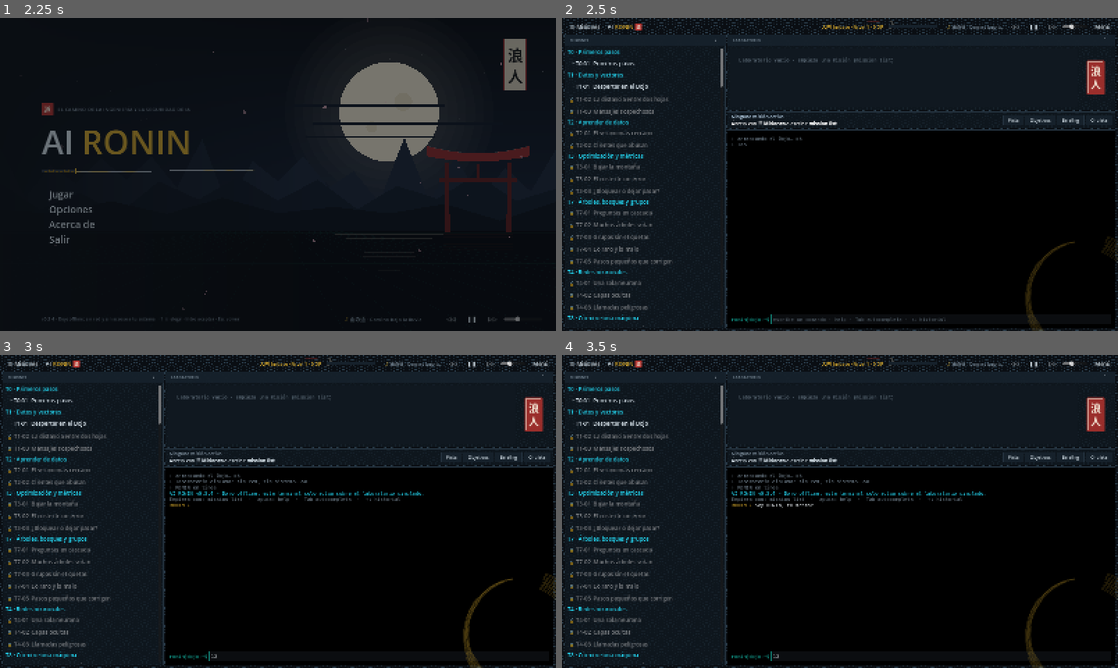
Above: before the commit, frames 1-4 (two rows, left to right).
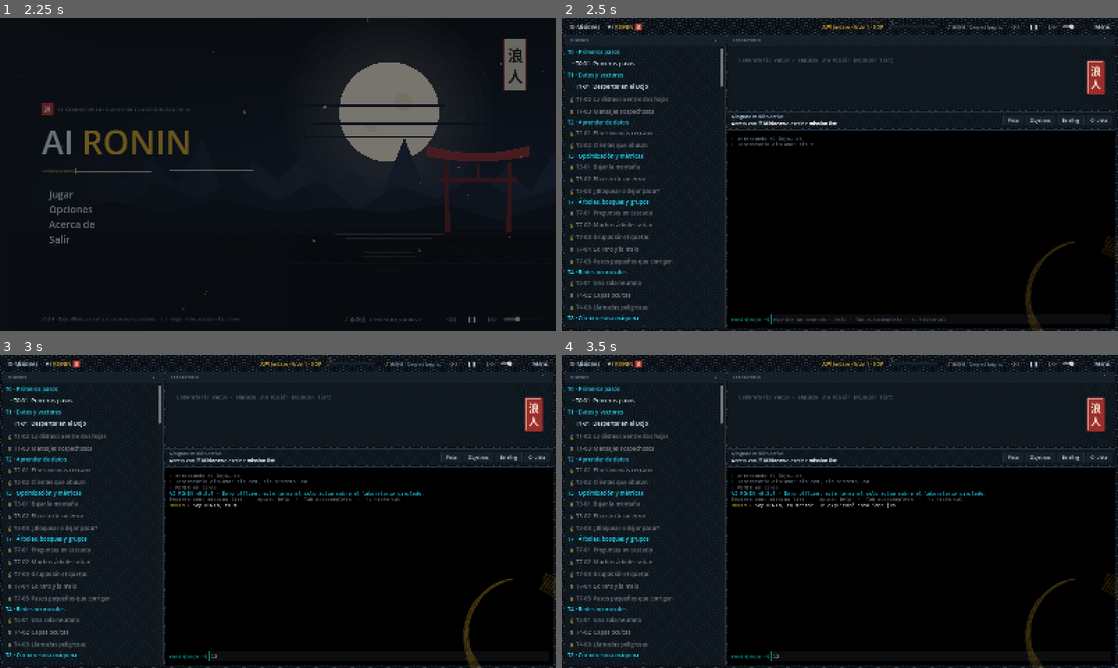
Above: after the commit, the same moments.

Repository: Kanarath/ai-ronin
Game: Godot game, scene res://ui/title/title_screen.tscn
The game is run twice, just before and just after one commit, with the same random seed, the same clock (stepped at 60 frames per second) and the same inputs.
Inputs (mouse positions are in pixels of both pictures, inside the frame that each line leads up to):
- Up to frame 1 (2.25 s): click "◁◁" at 0.5 s; click "▸ Jugar" at 1.25 s; click "Jugar" at 2 s
- Up to frame 2 (2.5 s): no input
- Up to frame 3 (3 s): click (378, 655) at 2.77 s; type "12" at 2.85 s
- Up to frame 4 (3.5 s): no input

Frame 1 is identical in both runs. In frame 2, less than 0.1% of the frame differs, in the area x 28-46%, y 21-41%; in frame 3, less than 0.1%; in frame 4, less than 0.1%, in the area x 28-60%, y 21-49%.

Commit message:
Escritura mas rapida y O2 enriquecido (fingerprinting)
- Velocidad de escritura de RONIN duplicada (Normal 48->96 cps, Rapido
  110->220). Recordatorio: Opciones tiene 'Rapido' y Enter/Esc lo muestra
  todo de golpe.
- O2 (reconocimiento): orden 'engagement fingerprint' y huella por activo
  (modelo, version, pila, contexto y superficie conectada, con que da cada
  fuga). Nueva mision O2-02 'La huella del modelo' (fingerprinting pasivo y
  fuga de metadatos), escrita en el estilo explicativo mas rico. 458 tests OK.

Co-Authored-By: Claude Opus 4.8 <noreply@anthropic.com>

Diff:
--- a/game/content/engagement/forja_norte.json
+++ b/game/content/engagement/forja_norte.json
@@ -10,26 +10,137 @@
     "Cada hallazgo se documenta con pasos reproducibles y evidencia."
   ],
   "assets": [
-    { "id": "A-01", "name": "chatbot de atención al cliente", "kind": "bot", "in_scope": true,
-      "lab": "bot create <nombre>", "exposure": "público en la web, sin autenticación; conoce un código de descuento interno",
-      "threats": ["LLM01", "LLM02", "LLM05", "LLM07", "LLM10"] },
-    { "id": "A-02", "name": "buscador documental (RAG)", "kind": "rag", "in_scope": true,
-      "lab": "rag create <nombre> · rag ingest <nombre>", "exposure": "interno; indexa documentos públicos, de RR. HH. y de proveedores",
-      "threats": ["LLM01", "LLM02", "LLM04", "LLM08"] },
-    { "id": "A-03", "name": "asistente del taller (agente)", "kind": "agent", "in_scope": true,
-      "lab": "agent create <nombre>", "exposure": "lee el correo de clientes; puede reembolsar, enviar correos y guardar memoria",
-      "threats": ["LLM01", "LLM06", "ASI01", "ASI02", "ASI03", "ASI06", "ASI08"] },
-    { "id": "A-04", "name": "host MCP del ERP", "kind": "mcp", "in_scope": true,
-      "lab": "mcp host <nombre>", "exposure": "conecta el asistente con servidores MCP propios y de terceros",
-      "threats": ["LLM01", "LLM03", "LLM06", "ASI02", "ASI03", "ASI04"] },
-    { "id": "A-05", "name": "pipeline de modelos de inspección", "kind": "pipeline", "in_scope": true,
-      "lab": "supply forja <nombre>", "exposure": "entrena con datos de un espejo comunitario y carga modelos de un hub público",
-      "threats": ["LLM03", "LLM04", "ASI04", "ASI05"] },
-    { "id": "A-06", "name": "API de pedidos de acero-norte (proveedor)", "kind": "", "in_scope": false,
-      "lab": "", "exposure": "la usa el asistente, pero es de un tercero: la forja no puede autorizar pruebas sobre ella",
-      "threats": [] },
-    { "id": "A-07", "name": "chatbot de atención en producción", "kind": "", "in_scope": false,
-      "lab": "", "exposure": "la misma aplicación que A-01, pero con clientes reales: las pruebas se hacen en la copia de laboratorio",
-      "threats": [] }
+    {
+      "id": "A-01",
+      "name": "chatbot de atención al cliente",
+      "kind": "bot",
+      "in_scope": true,
+      "lab": "bot create <nombre>",
+      "exposure": "público en la web, sin autenticación; conoce un código de descuento interno",
+      "threats": [
+        "LLM01",
+        "LLM02",
+        "LLM05",
+        "LLM07",
+        "LLM10"
+      ],
+      "fingerprint": {
+        "model": "familia abierta de 7B (lo delata su plantilla de chat y su estilo)",
+        "version": "2.1 (lo dice la cabecera HTTP X-Model-Version)",
+        "framework": "servidor de inferencia estándar (un error 500 devuelve su traza)",
+        "context": "8k tokens (rechaza entradas más largas con un mensaje exacto)",
+        "leaks": [
+          "La cabecera X-Model-Version da modelo y versión exactos → se buscan jailbreaks y límites ya documentados de ESE modelo, en vez de probar a ciegas.",
+          "Un error 500 devuelve la traza del framework → se conoce la pila de servido y sus vulnerabilidades publicadas.",
+          "El mensaje de «entrada demasiado larga» revela la ventana de contexto → se calibra cuánto relleno cabe en un ataque."
+        ]
+      }
+    },
+    {
+      "id": "A-02",
+      "name": "buscador documental (RAG)",
+      "kind": "rag",
+      "in_scope": true,
+      "lab": "rag create <nombre> · rag ingest <nombre>",
+      "exposure": "interno; indexa documentos públicos, de RR. HH. y de proveedores",
+      "threats": [
+        "LLM01",
+        "LLM02",
+        "LLM04",
+        "LLM08"
+      ],
+      "fingerprint": {
+        "framework": "base de datos vectorial con API REST",
+        "leaks": [
+          "El endpoint que lista colecciones está abierto → revela los nombres de los índices (incluido uno de RR. HH.) y orienta un ataque de fuga de datos.",
+          "Las respuestas incluyen la puntuación de similitud → ayuda a reconstruir qué documentos hay dentro."
+        ]
+      }
+    },
+    {
+      "id": "A-03",
+      "name": "asistente del taller (agente)",
+      "kind": "agent",
+      "in_scope": true,
+      "lab": "agent create <nombre>",
+      "exposure": "lee el correo de clientes; puede reembolsar, enviar correos y guardar memoria",
+      "threats": [
+        "LLM01",
+        "LLM06",
+        "ASI01",
+        "ASI02",
+        "ASI03",
+        "ASI06",
+        "ASI08"
+      ],
+      "fingerprint": {
+        "framework": "agente con bucle de herramientas",
+        "leaks": [
+          "Un endpoint de salud lista las herramientas del agente (correo, reembolso, memoria) → el atacante ya sabe qué puede hacerle hacer.",
+          "Los mensajes de error nombran la herramienta que falló → mapa de la superficie de acciones."
+        ]
+      }
+    },
+    {
+      "id": "A-04",
+      "name": "host MCP del ERP",
+      "kind": "mcp",
+      "in_scope": true,
+      "lab": "mcp host <nombre>",
+      "exposure": "conecta el asistente con servidores MCP propios y de terceros",
+      "threats": [
+        "LLM01",
+        "LLM03",
+        "LLM06",
+        "ASI02",
+        "ASI03",
+        "ASI04"
+      ],
+      "fingerprint": {
+        "framework": "host MCP (Model Context Protocol)",
+        "leaks": [
+          "El handshake de MCP anuncia los servidores y herramientas conectados, propios y de terceros → inventario de la cadena de confianza sin tocar nada."
+        ]
+      }
+    },
+    {
+      "id": "A-05",
+      "name": "pipeline de modelos de inspección",
+      "kind": "pipeline",
+      "in_scope": true,
+      "lab": "supply forja <nombre>",
+      "exposure": "entrena con datos de un espejo comunitario y carga modelos de un hub público",
+      "threats": [
+        "LLM03",
+        "LLM04",
+        "ASI04",
+        "ASI05"
+      ],
+      "fingerprint": {
+        "framework": "pipeline de entrenamiento e inferencia",
+        "leaks": [
+          "Los logs de arranque nombran el modelo base y el hub público de origen → se audita la procedencia y se buscan modelos manipulados conocidos.",
+          "La versión de las librerías aparece en los logs → dependencias con vulnerabilidades conocidas."
+        ]
+      }
+    },
+    {
+      "id": "A-06",
+      "name": "API de pedidos de acero-norte (proveedor)",
+      "kind": "",
+      "in_scope": false,
+      "lab": "",
+      "exposure": "la usa el asistente, pero es de un tercero: la forja no puede autorizar pruebas sobre ella",
+      "threats": []
+    },
+    {
+      "id": "A-07",
+      "name": "chatbot de atención en producción",
+      "kind": "",
+      "in_scope": false,
+      "lab": "",
+      "exposure": "la misma aplicación que A-01, pero con clientes reales: las pruebas se hacen en la copia de laboratorio",
+      "threats": []
+    }
   ]
 }
--- /dev/null
+++ b/game/content/missions/O2-02.json
@@ -0,0 +1,205 @@
+{
+  "id": "O2-02",
+  "schema_version": 1,
+  "title": "La huella del modelo",
+  "unit": "O2",
+  "difficulty": 3,
+  "plane": "dojo",
+  "epistemic": "practica-industria",
+  "estimated_minutes": 20,
+  "requires_missions": [
+    "O2-01"
+  ],
+  "competencies": {
+    "requires": [
+      "O2.inventario"
+    ],
+    "trains": [
+      "O2.huella"
+    ]
+  },
+  "briefing": "Ya tienes el mapa de activos. Ahora, antes de atacar nada, vas a escuchar lo que cada sistema cuenta de sí mismo: qué modelo usa, sobre qué pila corre y qué conecta. Reconocimiento pasivo, sin tocar una sola puerta.",
+  "learning_objectives": [
+    "Hacer fingerprinting (huella) de un activo de IA sin atacarlo",
+    "Reconocer la fuga de metadatos por cabeceras, errores, límites y protocolos",
+    "Explicar qué ventaja da cada dato filtrado y cuál es su primera defensa"
+  ],
+  "mentor_intro": "Antes de forzar una puerta, un buen ladrón mira qué cerradura es. Hoy haces eso con un sistema de IA.",
+  "lab": {
+    "datasets": [],
+    "viz": {}
+  },
+  "purpose": "El fingerprinting (huella) es identificar qué hay detrás de un sistema de IA —qué modelo, qué versión, qué pila de servido— a partir de lo que el propio sistema filtra, sin atacarlo. Es reconocimiento pasivo: barato, silencioso y la base de todo lo que viene después, porque convierte un ataque a ciegas en uno dirigido.",
+  "theory_cards": [],
+  "objectives": [
+    {
+      "id": "o1",
+      "text": "Abre el encargo y saca la huella del chatbot público: engagement start norte y engagement fingerprint norte A-01.",
+      "teach": "Reconocimiento pasivo: el sistema se delata solo\nAntes de atacar nada, el reconocimiento busca qué hay y, sobre todo, qué cuenta el propio sistema de sí mismo sin que lo toques. Un servicio de IA filtra pistas por todas partes: cabeceras HTTP, mensajes de error detallados, el límite exacto que rechaza, endpoints de salud o de listado que responden sin pedir cuentas.\n«engagement fingerprint» reúne esas pistas de un activo: qué modelo y versión usa, sobre qué pila se sirve y qué ventana de contexto tiene.\nPor qué importa: cada dato que el sistema regala es un dato que el atacante no tiene que adivinar. Saber «modelo abierto de 7B, versión 2.1» convierte un ataque a ciegas en «busco los jailbreaks ya publicados de ESE modelo». El reconocimiento no rompe nada: prepara todo lo demás.",
+      "validator": {
+        "type": "event",
+        "event": "engagement.fingerprinted",
+        "where": {
+          "engagement": "norte",
+          "asset": "A-01"
+        }
+      },
+      "hints": [
+        "Primero engagement start norte; después engagement fingerprint norte A-01.",
+        "engagement fingerprint norte A-01"
+      ],
+      "on_complete": "Fíjate en lo barato que ha sido: ni un ataque, solo leer lo que el sistema ya decía. La cabecera X-Model-Version, la traza de un error 500 y el mensaje de «entrada demasiado larga» te han dado modelo, pila y ventana de contexto. Con eso, el resto del encargo deja de ser prueba y error."
+    },
+    {
+      "id": "c1",
+      "text": "¿Qué le da al atacante saber el modelo y la versión exactos de A-01?",
+      "teach": "De la huella a la ventaja\nUna huella no es el fallo en sí: es el atajo hacia él. Saber el modelo y la versión exactos te deja ir directo a lo conocido —sus jailbreaks documentados, sus límites, los fallos ya publicados de esa versión— en lugar de descubrirlos uno a uno.\nPor qué: el tiempo de un atacante es limitado, y el reconocimiento es lo que decide si lo gasta probando a ciegas o apuntando a un fallo que ya alguien escribió.",
+      "choices": [
+        {
+          "id": "a",
+          "text": "acceso directo: con el modelo y la versión ya puede entrar en el sistema",
+          "why": "La huella no es una credencial. No abre nada por sí sola; solo dirige el ataque."
+        },
+        {
+          "id": "b",
+          "text": "puede buscar los jailbreaks y límites ya conocidos de ese modelo, en vez de probar a ciegas",
+          "why": ""
+        },
+        {
+          "id": "c",
+          "text": "le entrega directamente los datos de los clientes",
+          "why": "Eso sería una fuga de datos (otra fase). La huella solo describe el sistema, no su contenido."
+        }
+      ],
+      "validator": {
+        "type": "answer",
+        "expected": "b",
+        "accept": [
+          "b"
+        ]
+      },
+      "hints": [
+        "Piensa en qué te ahorra, no en qué te abre.",
+        "answer b"
+      ]
+    },
+    {
+      "id": "o2",
+      "text": "Ahora sondea el host MCP del ERP: engagement fingerprint norte A-04.",
+      "teach": "La fuga no es solo una cabecera\nLos metadatos se escapan por donde menos se mira. Un protocolo como MCP (Model Context Protocol) anuncia en su saludo inicial qué servidores y herramientas tiene conectados —propios y de terceros—. Eso es un mapa entero de la cadena de confianza del agente, servido sin que nadie lo pida.\nPor qué: el atacante que ve esa lista ya sabe qué puede intentar que el agente haga (enviar correos, reembolsar, consultar el ERP) antes de enviar un solo ataque. El reconocimiento de la superficie conectada es tan valioso como el del modelo.",
+      "validator": {
+        "type": "event",
+        "event": "engagement.fingerprinted",
+        "where": {
+          "engagement": "norte",
+          "asset": "A-04"
+        }
+      },
+      "hints": [
+        "engagement fingerprint norte A-04"
+      ],
+      "on_complete": "El saludo de MCP te ha dado la lista de herramientas y servidores conectados. No has atacado: has leído un mapa que el propio sistema publica. Un host MCP que anuncia su cadena de confianza a quien pregunte es media superficie de ataque regalada."
+    },
+    {
+      "id": "c2",
+      "text": "¿Cuál es la primera defensa frente a este reconocimiento?",
+      "teach": "La primera defensa del reconocimiento\nNo puedes impedir que te sondeen, pero sí dejar de regalar los datos: quitar las cabeceras de versión, no devolver trazas de error al usuario, cerrar los endpoints de salud y de listado, y que los mensajes de error no nombren la pila.\nPor qué: subir el coste del reconocimiento no detiene a un atacante decidido, pero descarta a la mayoría y te da tiempo a verlo venir. Es la misma lógica que no poner la marca y el modelo de tu cerradura en la puerta.",
+      "choices": [
+        {
+          "id": "a",
+          "text": "minimizar los metadatos que el sistema expone (cabeceras, errores detallados, endpoints abiertos)",
+          "why": ""
+        },
+        {
+          "id": "b",
+          "text": "cambiar de modelo cada semana para que la huella no sirva",
+          "why": "Carísimo e inútil: la huella se vuelve a sacar en minutos del nuevo modelo. No ataca la causa."
+        },
+        {
+          "id": "c",
+          "text": "poner un captcha en el chatbot",
+          "why": "Un captcha frena bots básicos, pero no evita que las cabeceras, los errores y los endpoints sigan filtrando la huella."
+        }
+      ],
+      "validator": {
+        "type": "answer",
+        "expected": "a",
+        "accept": [
+          "a"
+        ]
+      },
+      "hints": [
+        "La causa es que el sistema cuenta demasiado de sí mismo.",
+        "answer a"
+      ]
+    },
+    {
+      "id": "py1",
+      "text": "Programa el lector de la huella: abre el editor con py, completa la función huella y compruébala con py check.",
+      "teach": "La huella, en código\nEl reconocimiento pasivo, por dentro, es leer lo que el servidor manda y quedarse con lo útil. Vas a sacar la versión del modelo de las cabeceras de una respuesta.\nPor qué: un script así, lanzado contra muchos endpoints, inventaría en minutos qué modelos corren dónde; es el primer ladrillo de una herramienta de fingerprinting real.",
+      "py_exercise": {
+        "id": "O2-02-huella",
+        "title": "huella(cabeceras): saca la versión del modelo",
+        "function": "huella",
+        "starter": "# cabeceras es un diccionario, como {\"Server\": \"infer/1.3\", \"X-Model-Version\": \"foro-7b/2.1\"}.\n# Devuelve el valor de \"X-Model-Version\", o \"\" si esa cabecera no está.\n\ndef huella(cabeceras):\n    return \"\"   # ← cambia esta línea\n\nprint(huella({\"Server\": \"infer/1.3\", \"X-Model-Version\": \"foro-7b/2.1\"}))   # foro-7b/2.1\nprint(huella({\"Server\": \"infer/1.3\"}))                                    # (vacío)\n",
+        "cases": [
+          {
+            "args": [
+              {
+                "Server": "infer/1.3",
+                "X-Model-Version": "foro-7b/2.1"
+              }
+            ],
+            "expected": "foro-7b/2.1"
+          },
+          {
+            "args": [
+              {
+                "Server": "infer/1.3"
+              }
+            ],
+            "expected": ""
+          },
+          {
+            "args": [
+              {
+                "X-Model-Version": "halcon-3b/0.9"
+              }
+            ],
+            "expected": "halcon-3b/0.9"
+          }
+        ]
+      },
+      "validator": {
+        "type": "event",
+        "event": "py.checked",
+        "where": {
+          "exercise": "O2-02-huella",
+          "all_passed": true
+        }
+      },
+      "hints": [
+        "Un diccionario tiene .get(clave, por_defecto): devuelve el valor o, si no está, lo que pongas de respaldo.",
+        "La línea queda así: return cabeceras.get(\"X-Model-Version\", \"\")"
+      ],
+      "on_complete": "Eso es una herramienta de fingerprinting en miniatura: leer la respuesta y quedarte con el dato que delata al sistema. Lo mismo, a escala, es como se inventaría qué modelos corren en una red."
+    }
+  ],
+  "you_can_now": "Sabes hacer reconocimiento pasivo de un sistema de IA: leer la huella que deja (modelo, versión, pila, contexto y superficie conectada), explicar qué ventaja da cada dato filtrado y cómo se le niega. Siguiente: O3, el modelo de amenazas, donde ordenarás todo esto en rutas de ataque.",
+  "debrief": {
+    "what_happened": "Has sondeado dos activos en alcance sin atacarlos: de A-01 sacaste modelo, versión, pila y ventana de contexto; de A-04, el mapa de servidores y herramientas que anuncia su protocolo. Y has visto, con un script, cómo se automatiza leer esa huella.",
+    "why": "El reconocimiento decide la economía del ataque: cada dato filtrado convierte una prueba a ciegas en un golpe dirigido. Por eso la defensa no empieza por un muro, sino por callar lo que no hace falta decir.",
+    "in_production": "El fingerprinting de modelos es un área viva: por el estilo de las respuestas, la plantilla de chat, o cabeceras y endpoints mal cerrados, se identifica el modelo y la pila de servido (vLLM, Triton, Ollama y similares), y de ahí se buscan vulnerabilidades conocidas. La defensa es reducir la superficie de metadatos y vigilar quién sondea.",
+    "simplifications": [
+      "Las pistas vienen dadas por el laboratorio, no de un tráfico real",
+      "Dos activos sondeados"
+    ]
+  },
+  "further_reading": [
+    "ref.owasp-genai-redteam",
+    "ref.nist-ai-100-2"
+  ],
+  "xp": {
+    "base": 180
+  }
+}
--- a/game/core/commands/engagement_commands.gd
+++ b/game/core/commands/engagement_commands.gd
@@ -10,6 +10,9 @@
 	reg.register(Command.new("engagement recon", "Inventario de activos de IA del cliente: exposición, alcance y cómo reproducirlos en el laboratorio.",
 		func(c: CommandContext, a: Dictionary) -> CommandResult: return _recon(c, a), "encargo")
 		.with_signature(CommandSignature.new().pos("encargo", "encargo", "engagement")))
+	reg.register(Command.new("engagement fingerprint", "Huella de un activo: qué modelo, versión y pila delata, y qué le da eso al atacante.",
+		func(c: CommandContext, a: Dictionary) -> CommandResult: return _fingerprint(c, a), "encargo")
+		.with_signature(CommandSignature.new().pos("encargo", "encargo", "engagement").pos("activo", "A-01 … A-05").example("engagement fingerprint norte A-01")))
 	reg.register(Command.new("engagement scope", "¿Se puede probar este activo? Lo comprueba contra el contrato.",
 		func(c: CommandContext, a: Dictionary) -> CommandResult: return _scope(c, a), "encargo")
 		.with_signature(CommandSignature.new().pos("encargo", "encargo", "engagement").pos("activo", "A-01 … A-07").example("engagement scope final A-06")))
@@ -66,6 +69,31 @@
 
 static func _need_asset(e: MockEngagement, id: String) -> String:
 	return "" if not e.asset(id).is_empty() else "No existe el activo '%s'. Opciones: %s" % [id, ", ".join(e.asset_ids())]
+
+
+static func _fingerprint(c: CommandContext, a: Dictionary) -> CommandResult:
+	var e: MockEngagement = c.world.engagements[a["encargo"]]
+	var err := _need_asset(e, a["activo"])
+	if err != "":
+		return CommandResult.error(err)
+	var x := e.asset(a["activo"])
+	if not x["in_scope"]:
+		return CommandResult.new().line("✋ %s está fuera de alcance: no se sondea." % x["id"], "warn")
+	var fp: Dictionary = x.get("fingerprint", {})
+	if fp.is_empty():
+		return CommandResult.new().line("%s no deja una huella aprovechable en este laboratorio." % x["id"], "muted")
+	var r := CommandResult.new()
+	r.line("Huella de %s (%s):" % [x["id"], x["name"]], "accent")
+	# Reconocimiento pasivo: lo que el sistema cuenta de sí mismo sin tocarlo.
+	for campo in [["model", "modelo"], ["version", "versión"], ["framework", "pila"], ["context", "contexto"]]:
+		if String(fp.get(campo[0], "")) != "":
+			r.line("  %s: %s" % [campo[1], fp[campo[0]]], "data")
+	r.line("Qué se filtra y qué le da al atacante:", "muted")
+	for leak: String in fp.get("leaks", []):
+		r.line("  · " + leak, "data")
+	r.line("Cuanto mejor huelle al sistema, menos adivina: elige ataques ya conocidos de ESE modelo y esa pila en vez de probar a ciegas. Por eso lo primero que se arregla es dejar de regalar esos datos.", "normal")
+	c.emit("engagement.fingerprinted", {"engagement": a["encargo"], "asset": x["id"], "leaks": fp.get("leaks", []).size()})
+	return r
 
 
 static func _scope(c: CommandContext, a: Dictionary) -> CommandResult:
--- a/game/tests/unit/core/test_engagement.gd
+++ b/game/tests/unit/core/test_engagement.gd
@@ -161,3 +161,17 @@
 	run(_setup("t2", ["A-01", "A-03"]) + _findings("t2", ["A-01", "A-03"]) + FIX["A-01"] + FIX["A-03"] + ["engagement retest t2"])
 	assert_eq(finished.size(), 1)
 	assert_true(finished[0]["trial_passed"])
+
+
+func test_fingerprint_revela_la_huella_de_un_activo_en_alcance() -> void:
+	run(["engagement start norte", "engagement fingerprint norte A-01"])
+	var ev := _last("engagement.fingerprinted")
+	assert_eq(ev["asset"], "A-01")
+	assert_true(int(ev["leaks"]) >= 1, "revela al menos una fuga de metadatos")
+
+
+func test_fingerprint_no_sondea_un_activo_fuera_de_alcance() -> void:
+	run(["engagement start norte"])
+	var r := game.shell.execute("engagement fingerprint norte A-06")
+	assert_true(r.plain_text().contains("fuera de alcance"), r.plain_text())
+	assert_eq(game.shell.events_named("engagement.fingerprinted").size(), 0, "no emite huella de algo fuera de alcance")
--- a/game/ui/terminal/terminal_view.gd
+++ b/game/ui/terminal/terminal_view.gd
@@ -47,7 +47,7 @@
 ## comandos va apareciendo en cascada. Enter, Esc o un clic lo muestran todo de golpe.
 ## «efectos lento|normal|rapido» cambia la velocidad y «efectos off» lo quita.
 ## Velocidades en caracteres por segundo: [RONIN, salida de comandos].
-const SPEEDS := {"lento": [32.0, 450.0], "normal": [48.0, 800.0], "rapido": [110.0, 2000.0]}
+const SPEEDS := {"lento": [48.0, 600.0], "normal": [96.0, 1400.0], "rapido": [220.0, 3200.0]}
 var effects := true
 ## Tamaño de letra de la consola (ajustes letra).
 var font_size := 14
